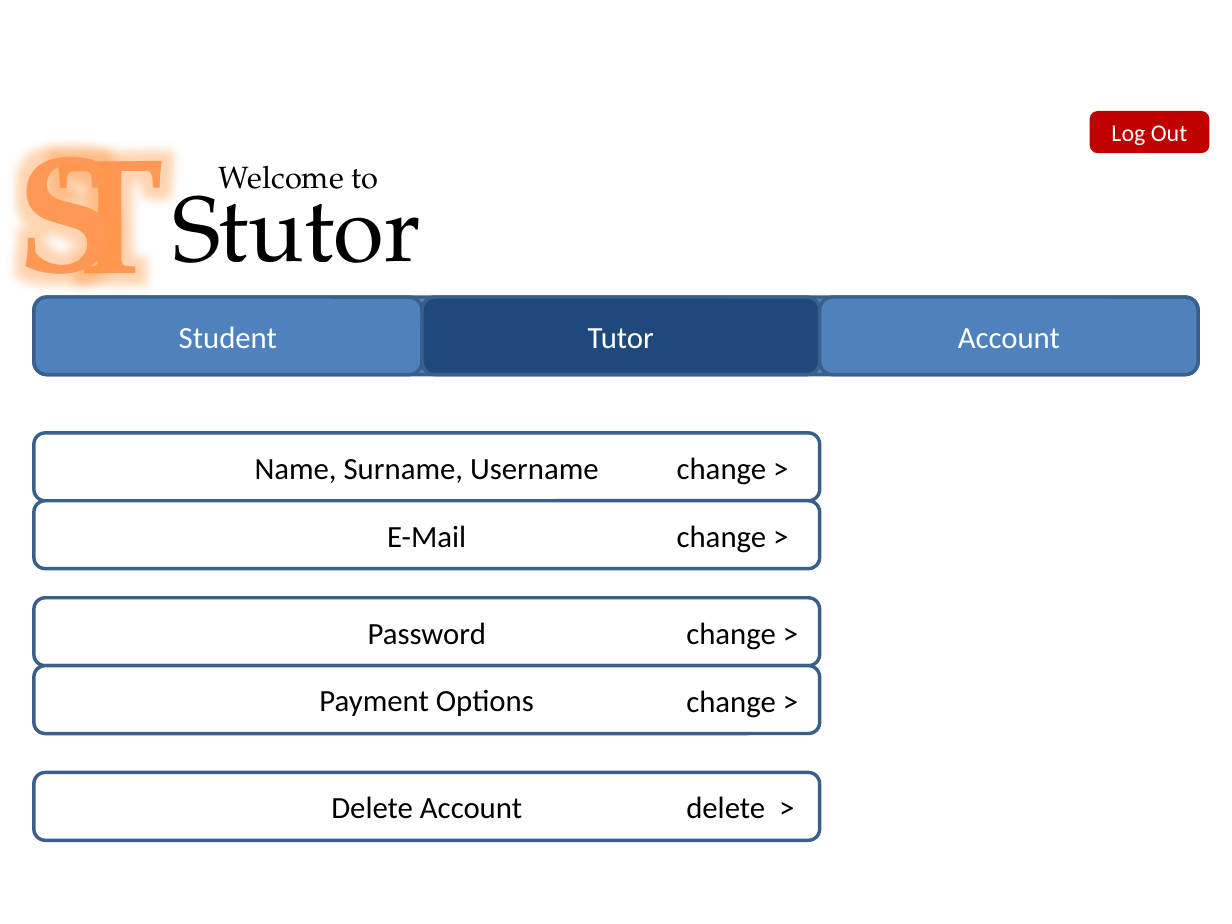
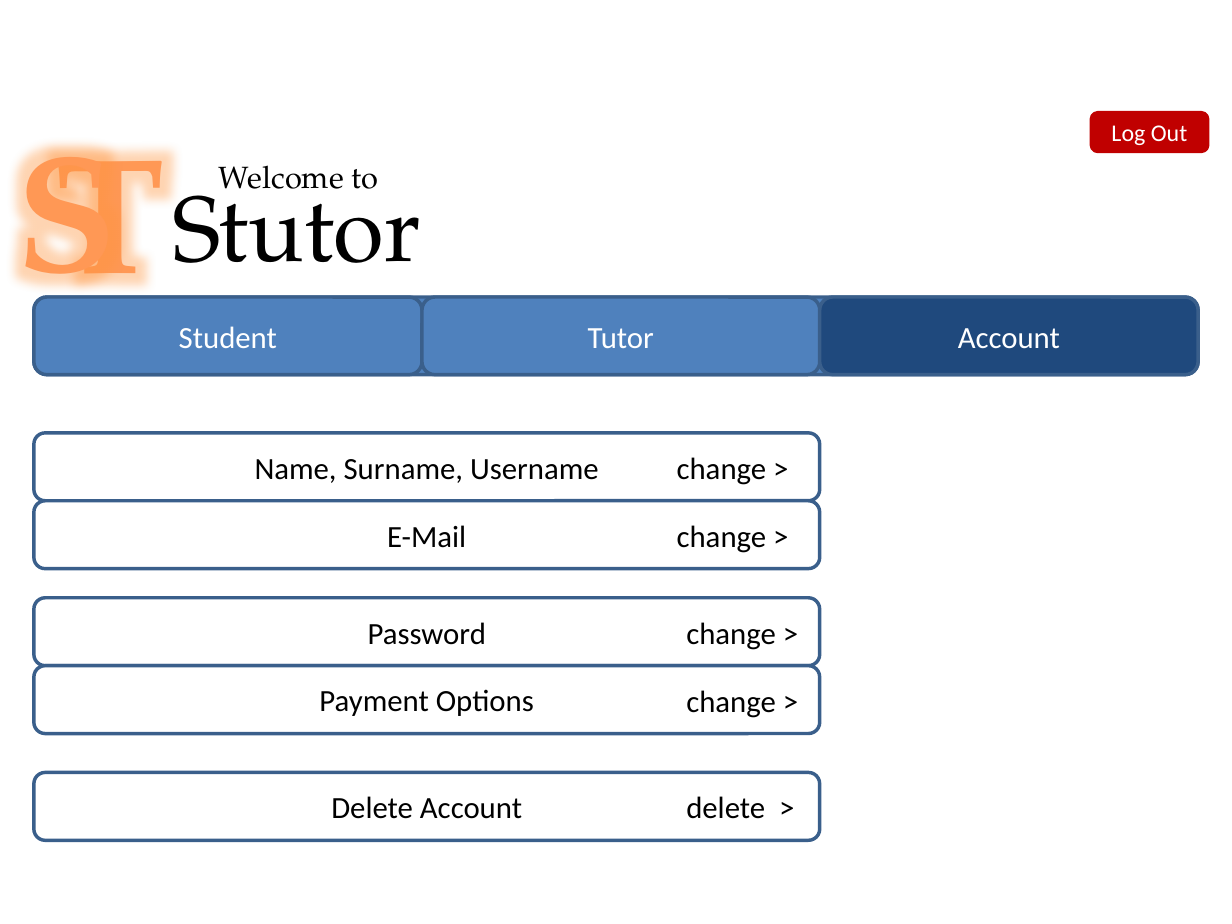
Before and after one commit to unibe-ese/ese2015-team8, a slide deck: slide 6 of Prototypes/Power Point Prototype/Einzeln/Main.pptx. Drawn at 1232x924 pixels with LibreOffice and Linux fonts; fonts in the diff are those of the drawing; background and template pictures are left out. Boxes give left, top, right and bottom in pixels: in the first picture for what was removed or moved away, otherwise in the second. Text is boxed around its words. In the diff, an @@ line names an element or a change of style, - is before the commit and + after.

Commit message:
Fixed some issues with my Prototype
Added gender of tutor in Tutor-Search and Fixed a Menu bug.

```diff
--- a/Prototypes/Power Point Prototype/Einzeln/Main.pptx
+++ b/Prototypes/Power Point Prototype/Einzeln/Main.pptx
@@ rounded rectangle "Tutor" at box(423, 297, 821, 375): fill #1F497D to #4F81BD @@
@@ rounded rectangle "Account" at box(819, 297, 1198, 375): fill #4F81BD to #1F497D @@
```
Also in this commit, not shown: 3 other slides changed, 1 other file.
